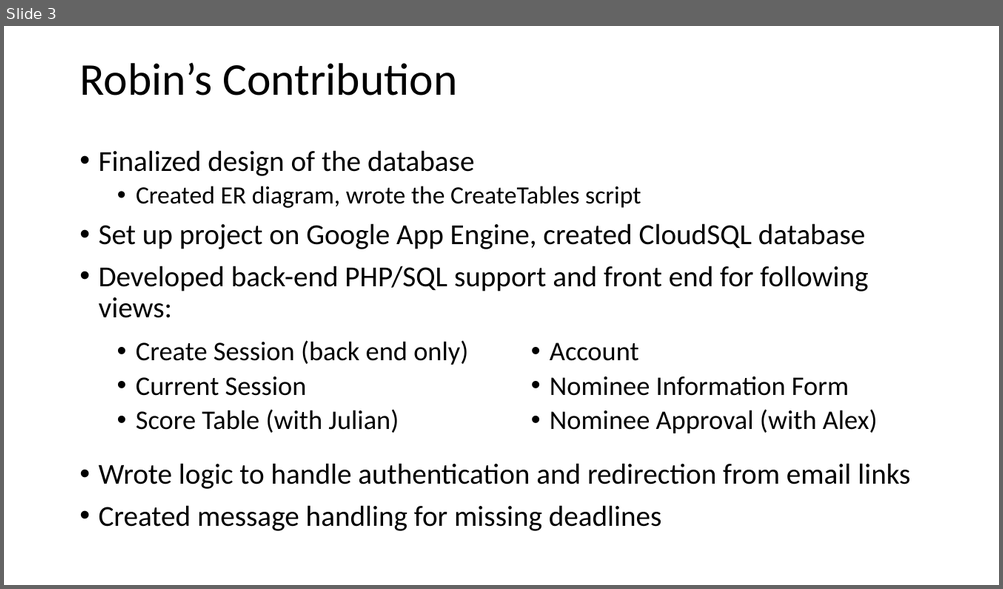
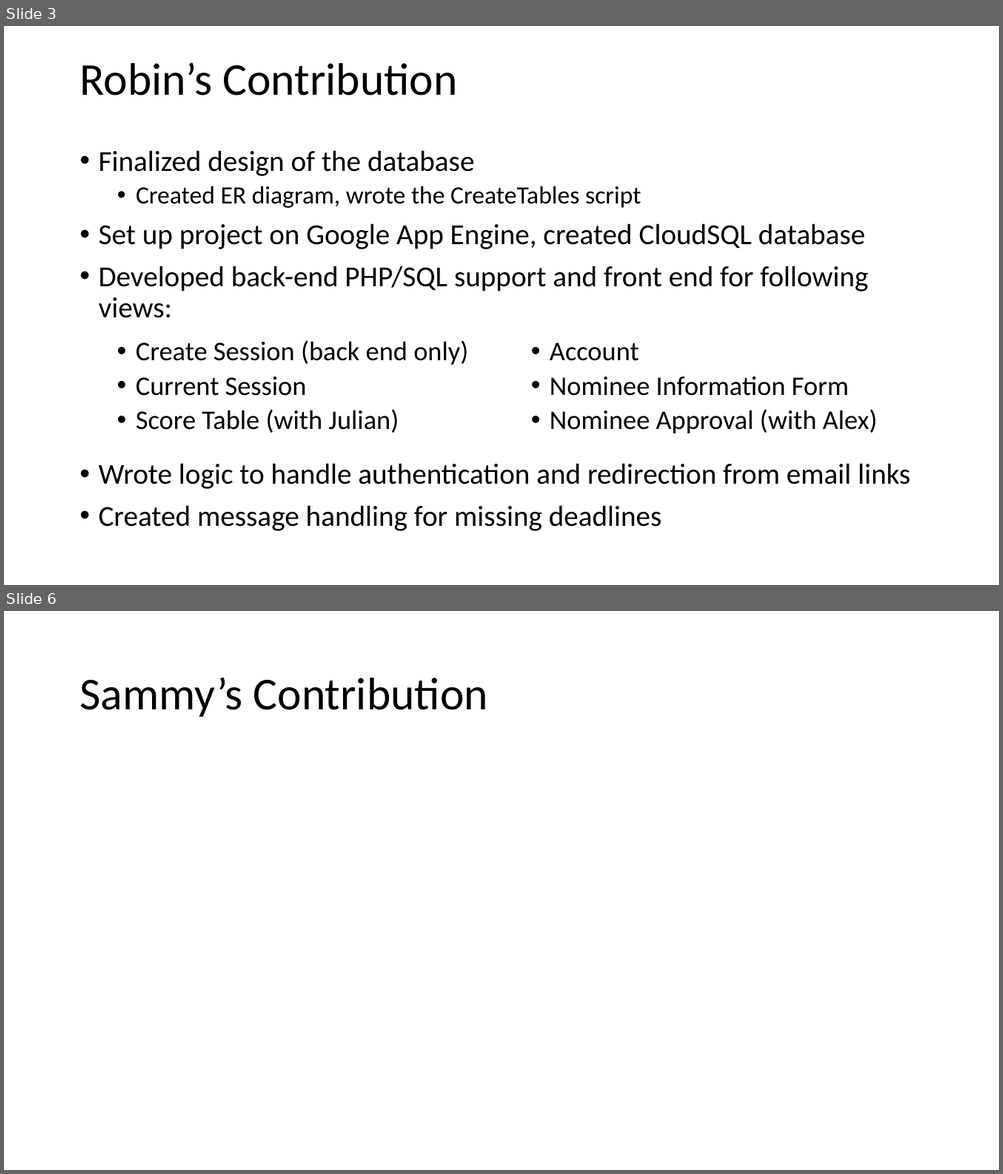
Before and after one commit to robinschiro/GTASS, a slide deck: Documentation/PowerPoint/Robin-ER_Diagram+Contribution.pptx. Shown one above the other, each under a label of ours: slide 3 before the commit, slides 3 and 6 after it; the slides between them are not shown. The pictures are 1003x589 and 1003x1174 pixels, drawn with LibreOffice and Linux fonts; fonts in the diff are those of the drawing. Boxes give left, top, right and bottom in pixels: in the first picture for what was removed or moved away, otherwise in the second. Text is boxed around its words. In the diff, an @@ line names an element or a change of style, - is before the commit and + after.

```diff
--- a/Documentation/PowerPoint/Robin-ER_Diagram+Contribution.pptx
+++ b/Documentation/PowerPoint/Robin-ER_Diagram+Contribution.pptx
@@ slide 6 added at (4,611,999,1170), background #FFFFFF @@
@@ title added at (79,678,488,717), 44 pt, text #000000 @@
+Sammy’s Contribution
```
Also in this commit, not shown: 1 slide changed, 1 other slide added, 1 slide removed.
